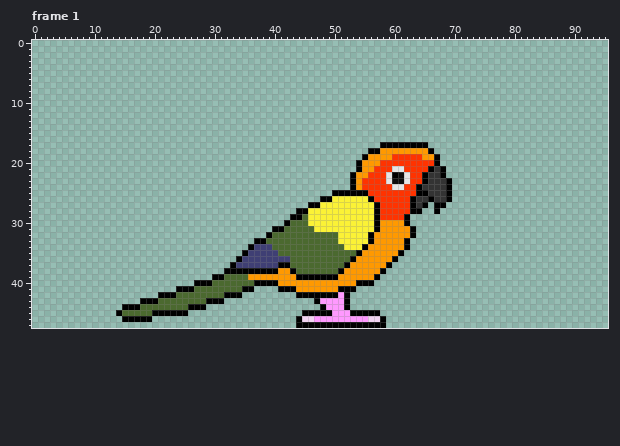
File history of a pixel-art file, Citrus/aseprite/citrus_roa_2.aseprite. Above, as it was before the edit.
96x48 pixels, 123 frames. Shown: frame 1. The commit also changed other frames, which this record leaves out.
New version:
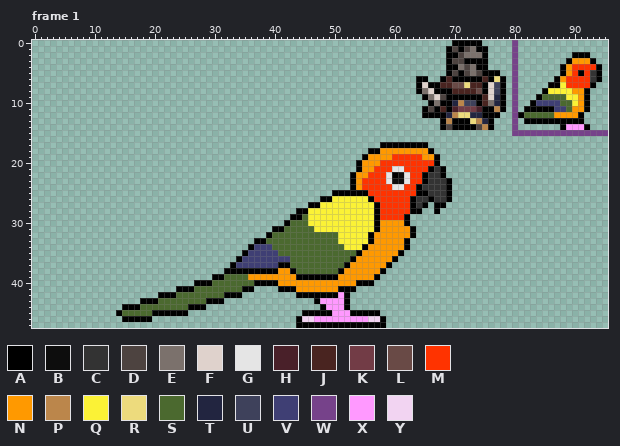
Palette (. is transparent): A #000000  B #0d0d0d  C #333333  D #4d4340  E #7b716c  F #dfd2cc  G #e5e5e5  H #492029  J #492420  K #723c46  L #694a46  M #ff3300  N #ff9900  P #bb864b  Q #fbf236  R #eddb7d  S #4b692f  T #222540  U #3e415b  V #3f3f74  W #76428a  X #ff99ff  Y #f2d4f2
Difference:
layer "hurtbox" now shown
Frame 1, layer "hurtbox":
y 0: x 70..74 ..... -> AAAAA; x 80 . -> W
y 1: x 69..75 ....... -> ADADEAA; x 80 . -> W
y 2: x 69..75 ....... -> AADEEEA; x 80 . -> W; x 90..92 ... -> AAA
y 3: x 69..75 ....... -> ADDAAAA; x 80 . -> W; x 89..93 ..... -> ANNNA
y 4: x 69..75 ....... -> AAEDEAA; x 80 . -> W; x 88..94 ....... -> ANMMMMA
y 5: x 69..77 ......... -> ADADEDAAA; x 80 . -> W; x 88..94 ....... -> ANMAMCA
y 6: x 64..65 .. -> AA; x 68..78 ........... -> AJAAAAAJARA; x 80 . -> W; x 87..94 ........ -> ANMMMMCA
y 7: x 64..78 ............... -> AFAAJJLLRJJAFUA; x 80 . -> W; x 86..93 ........ -> AAQMMMMA
y 8: x 64..78 ............... -> AEFAAAJJJJLAFUA; x 80 . -> W; x 85..92 ........ -> AQQQQNNA
y 9: x 65..78 .............. -> AEFDAAAAAAJFTA; x 80 . -> W; x 84..92 ......... -> ASSSSQQNA
y 10: x 66..78 ............. -> AEAATPUUAJETA; x 80 . -> W; x 83..92 .......... -> AVVVVSSQNA
y 11: x 65..78 .............. -> ADAJAHKKKHAAPA; x 80 . -> W; x 82..92 ........... -> AAAAAVVSNNA
y 12: x 65..77 ............. -> AAAATPRRTTAAA; x 80..91 ............ -> WASSSSSNNNNA
y 13: x 68..76 ......... -> APAAARPTA; x 80 . -> W; x 82..91 .......... -> AAAAAAAAAA
y 14: x 68..76 ......... -> ADAAAADPA; x 80 . -> W; x 88..92 ..... -> AXXXA
y 15: x 80..95 ................ -> WWWWWWWWWWWWWWWW
